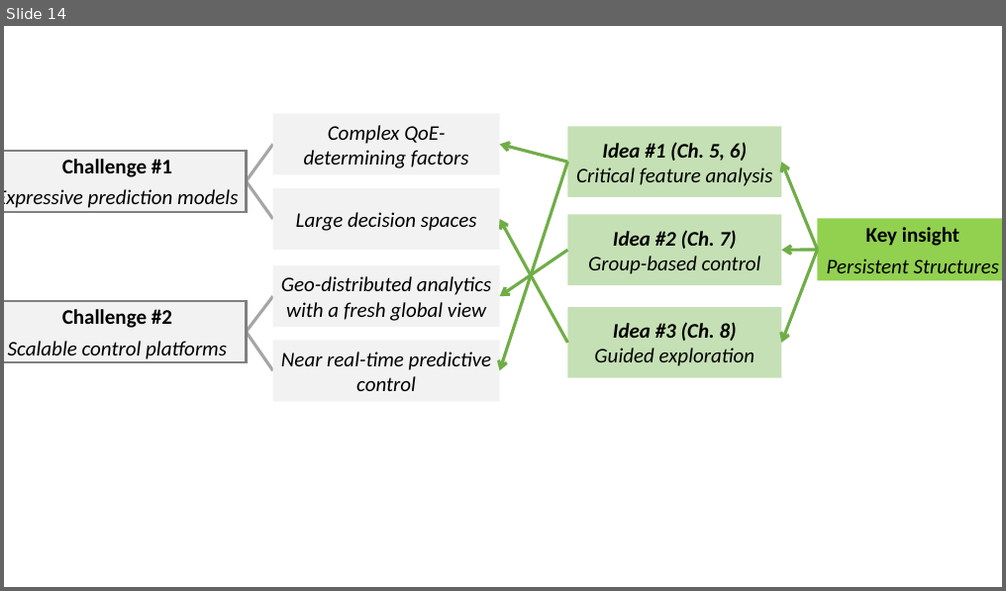
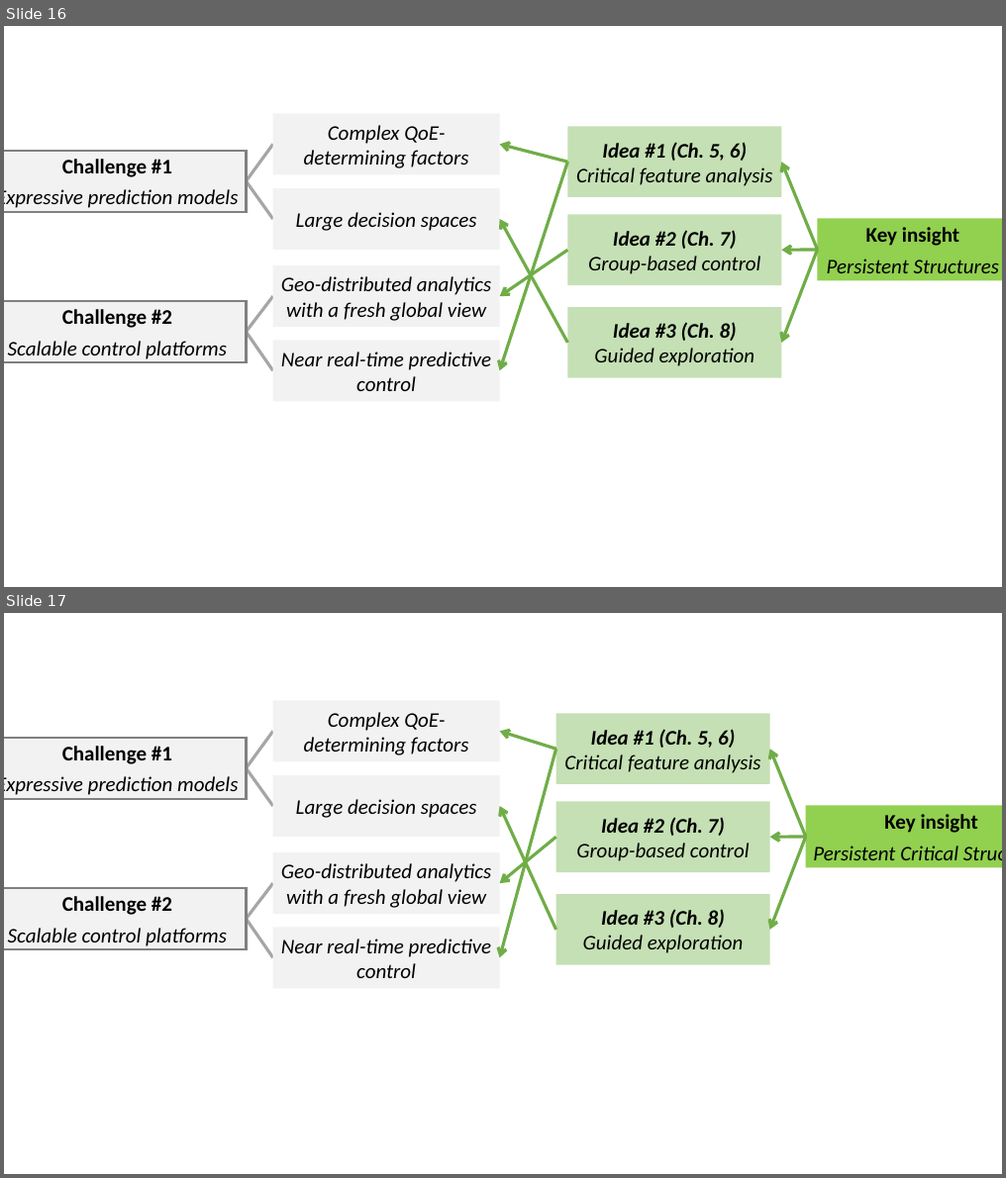
Before and after one commit to junchenj/PhD-Thesis, a slide deck: figures.pptx. Shown one above the other, each under a label of ours: slide 14 before the commit, slides 16 and 17 after it. The pictures are 1006x591 and 1006x1178 pixels, drawn with LibreOffice and Linux fonts; fonts in the diff are those of the drawing. Boxes give left, top, right and bottom in pixels: in the first picture for what was removed or moved away, otherwise in the second. Text is boxed around its words. In the diff, an @@ line names an element or a change of style, - is before the commit and + after.

```diff
--- a/figures.pptx
+++ b/figures.pptx
@@ slide 17 added at <box>4,613,1002,1174</box>, background #FFFFFF @@
@@ rectangle added at <box>272,700,500,761</box>, fill #F2F2F2, 20 pt, text #000000, italic @@
+Complex QoE-determining factors
@@ line added from (246, 768) to (272, 731), #A6A6A6 3 pt @@
@@ arrow added from (556, 749) to (500, 731), #70AD47 3 pt @@
@@ rectangle added at <box>556,713,770,784</box>, fill #C5E0B4, 20 pt, text #000000, italic @@
+Idea #1 (Ch. 5, 6)
+Critical feature analysis
@@ rectangle added at <box>4,738,246,799</box>, fill #F2F2F2, outline #808080 2.25 pt, 20 pt, text #000000, italic @@
+Challenge #1
+Expressive prediction models
@@ arrow added from (556, 749) to (500, 959), #70AD47 3 pt @@
@@ arrow added from (806, 837) to (770, 749), #70AD47 3 pt @@
@@ line added from (246, 768) to (272, 806), #A6A6A6 3 pt @@
@@ rectangle added at <box>272,775,500,837</box>, fill #F2F2F2, 20 pt, text #000000, italic @@
+Large decision spaces
@@ arrow added from (556, 930) to (500, 806), #70AD47 3 pt @@
@@ rectangle added at <box>556,802,770,872</box>, fill #C5E0B4, 20 pt, text #000000, italic @@
+Idea #2 (Ch. 7)
+Group-based control
@@ rectangle added at <box>806,805,1002,867</box>, fill #92D050, 20 pt, text #000000, italic @@
+Key insight
+Persistent Critical Structures
@@ arrow added from (556, 837) to (500, 883), #70AD47 3 pt @@
@@ arrow added from (806, 837) to (770, 837), #70AD47 3 pt @@
@@ arrow added from (806, 837) to (770, 930), #70AD47 3 pt @@
@@ rectangle added at <box>272,853,500,914</box>, fill #F2F2F2, 20 pt, text #000000, italic @@
+Geo-distributed analytics with a fresh global view
@@ rectangle added at <box>4,888,246,950</box>, fill #F2F2F2, outline #808080 2.25 pt, 20 pt, text #000000, italic @@
+Challenge #2
+Scalable control platforms
@@ line added from (246, 919) to (272, 883), #A6A6A6 3 pt @@
@@ rectangle added at <box>556,894,770,965</box>, fill #C5E0B4, 20 pt, text #000000, italic @@
+Idea #3 (Ch. 8)
+Guided exploration
@@ line added from (246, 919) to (272, 959), #A6A6A6 3 pt @@
@@ rectangle added at <box>272,928,500,989</box>, fill #F2F2F2, 20 pt, text #000000, italic @@
+Near real-time predictive control
@@ what was slide 14 is now slide 16 @@
```
Also in this commit, not shown: 9 other slides added, 22 other files.
